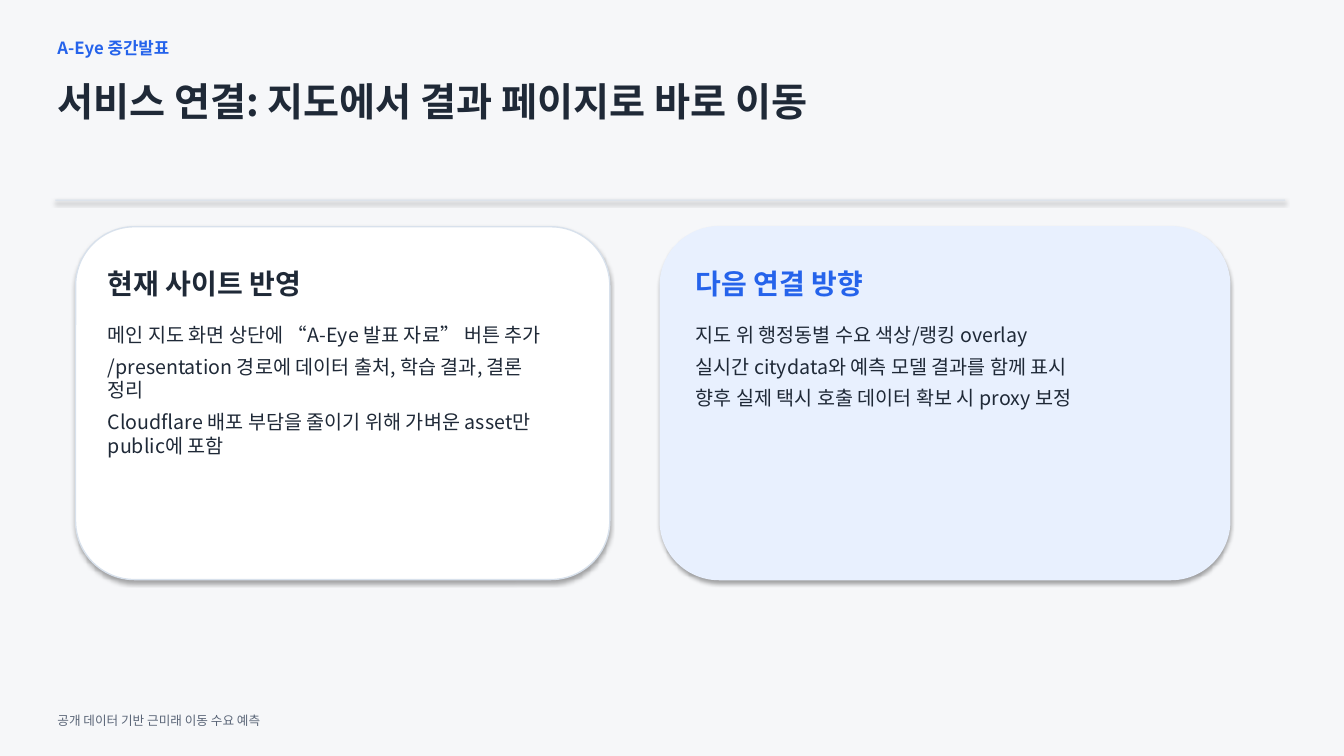
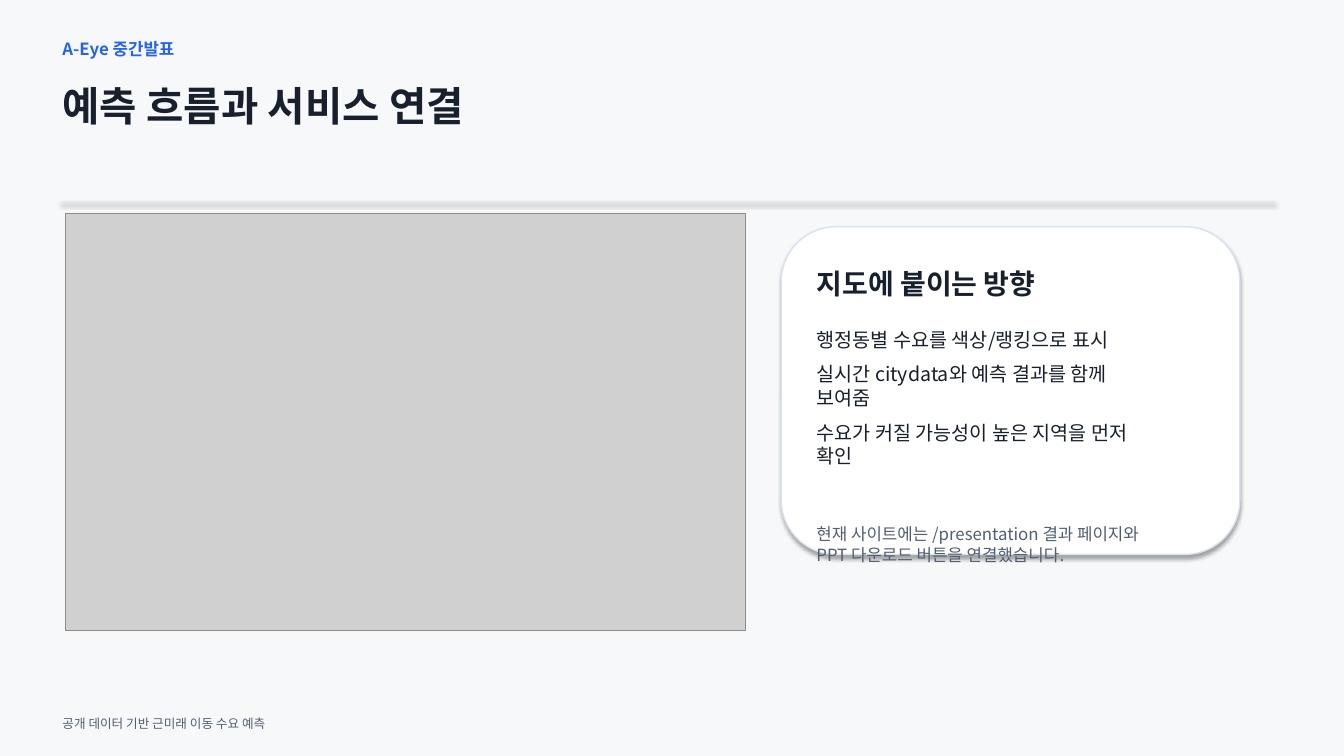
Before and after one commit to kimcanal/yeoksam-taxi, a slide deck: slide 6 of public/a-eye-presentation/A-Eye_midterm_data_collection_forecast.pptx (slide 10 before the commit). Drawn at 1344x756 pixels with LibreOffice and Linux fonts; fonts in the diff are those of the drawing; grey boxes stand for pictures. Boxes give left, top, right and bottom in pixels: in the first picture for what was removed or moved away, otherwise in the second. Text is boxed around its words. In the diff, an @@ line names an element or a change of style, - is before the commit and + after.

```diff
--- a/public/a-eye-presentation/A-Eye_midterm_data_collection_forecast.pptx
+++ b/public/a-eye-presentation/A-Eye_midterm_data_collection_forecast.pptx
@@ background #F6F7F9 to #F7F8FA @@
@@ text "A-Eye 중간발표": place and size @@
-text "A-Eye 중간발표" at (57, 40, 170, 58)
+text "A-Eye 중간발표" at (62, 41, 175, 59)
@@ text at (62, 87, 464, 125): text changed; size 28 to 29 pt; text colour #1F2937 to #18202D @@
-서비스 연결: 지도에서 결과 페이지로 바로 이동
+예측 흐름과 서비스 연결
@@ rectangle: place and size @@
-rectangle at (55, 200, 1286, 201)
+rectangle at (60, 202, 1275, 203)
@@ rectangle at (60, 202, 1275, 203): fill #D8E1EC to #DAE2ED @@
@@ picture added at (66, 214, 746, 630) @@
@@ rounded rectangle removed at (76, 227, 610, 580) @@
@@ rounded rectangle: place and size @@
-rounded rectangle at (660, 227, 1230, 580)
+rounded rectangle at (781, 227, 1240, 555)
@@ rounded rectangle at (781, 227, 1240, 555): fill #E8F0FE to #FFFFFF; outline #E8F0FE 1 pt to #DAE2ED 1 pt @@
@@ text removed at (108, 270, 301, 297) @@
-현재 사이트 반영
@@ text removed at (695, 270, 863, 297) @@
-다음 연결 방향
@@ text added at (816, 270, 1036, 297), 20 pt, text #18202D, bold @@
+지도에 붙이는 방향
@@ text removed at (108, 325, 541, 458) @@
-메인 지도 화면 상단에 “A-Eye 발표 자료” 버튼 추가
-/presentation 경로에 데이터 출처, 학습 결과, 결론 정리
-Cloudflare 배포 부담을 줄이기 위해 가벼운 asset만 public에 포함
@@ text at (816, 330, 1127, 465): text changed; text colour #1F2937 to #18202D @@
-지도 위 행정동별 수요 색상/랭킹 overlay
-실시간 citydata와 예측 모델 결과를 함께 표시
-향후 실제 택시 호출 데이터 확보 시 proxy 보정
+행정동별 수요를 색상/랭킹으로 표시
+실시간 citydata와 예측 결과를 함께 보여줌
+수요가 커질 가능성이 높은 지역을 먼저 확인
@@ text added at (816, 526, 1139, 563), 12 pt, text #525E70 @@
+현재 사이트에는 /presentation 결과 페이지와 PPT 다운로드 버튼을 연결했습니다.
@@ text "공개 데이터 기반 근미래 이동 ..." at (62, 717, 265, 729): text colour #5A6577 to #525E70 @@
```
Also in this commit, not shown: 5 other slides changed, 1 slide added, 5 slides removed.
